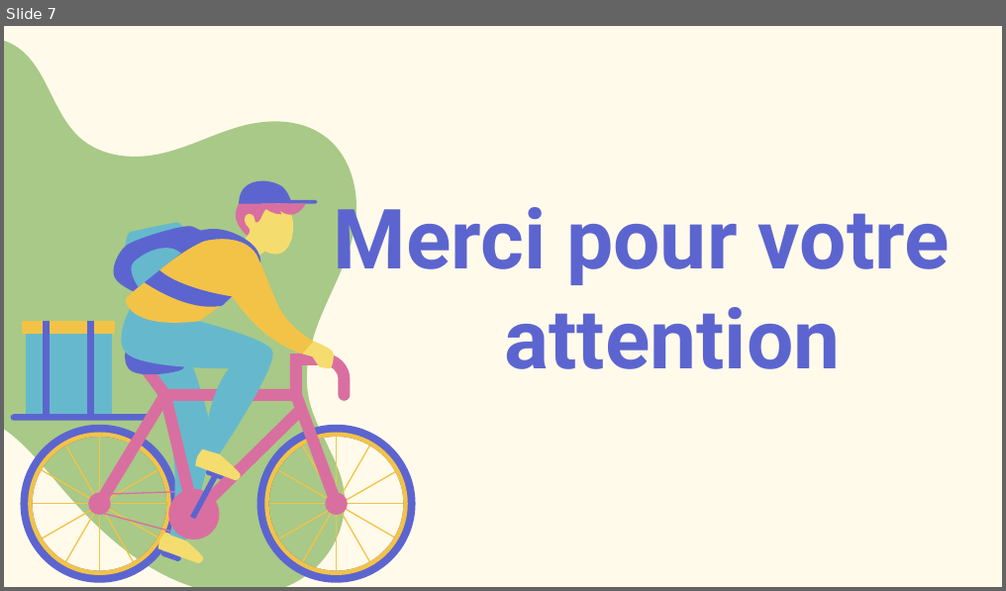
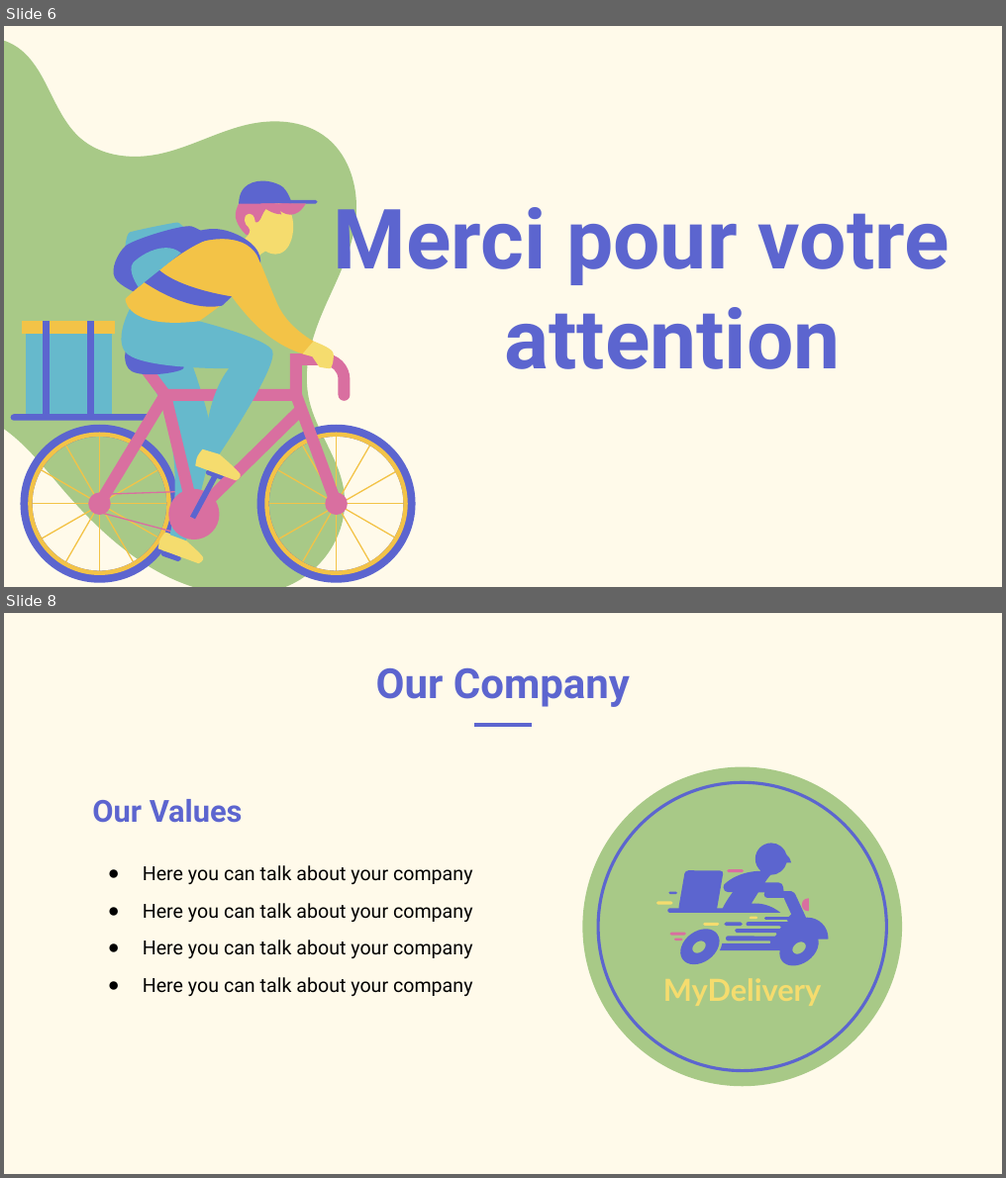
Before and after one commit to kerkazou/gestion_restauration_marhaba, a slide deck: Food Delivery App XL by Slidesgo.pptx. Shown one above the other, each under a label of ours: slide 7 before the commit, slides 6 and 8 after it; the slides between them are not shown. The pictures are 1006x591 and 1006x1178 pixels, drawn with LibreOffice and Linux fonts; fonts in the diff are those of the drawing. Boxes give left, top, right and bottom in pixels: in the first picture for what was removed or moved away, otherwise in the second. Text is boxed around its words. In the diff, an @@ line names an element or a change of style, - is before the commit and + after.

```diff
--- a/Food Delivery App XL by Slidesgo.pptx
+++ b/Food Delivery App XL by Slidesgo.pptx
@@ slide 8 added at box(4, 613, 1002, 1174), background #FFFAEA @@
@@ title added at box(376, 668, 630, 707), 30 pt, text #5C65CF, bold @@
+Our Company
@@ line added from (474, 725) to (532, 725), #5C65CF 3 pt @@
@@ ellipse added at box(583, 766, 902, 1086), fill #A8C987 @@
@@ ellipse added at box(598, 782, 886, 1071), outline #5C65CF 2.25 pt @@
@@ subtitle added at box(92, 799, 243, 823), 22 pt, text #5C65CF, bold @@
+Our Values
@@ text added at box(143, 865, 472, 997), 14 pt, text #000000 @@
+● Here you can talk about your company
+● Here you can talk about your company
+● Here you can talk about your company
+● Here you can talk about your company
@@ group added at box(656, 844, 829, 966): 11 freeform shapes @@
@@ what was slide 7 is now slide 6 @@
```
Also in this commit, not shown: 2 slides changed, 87 other slides added, 2 slides removed, 3 other files.
